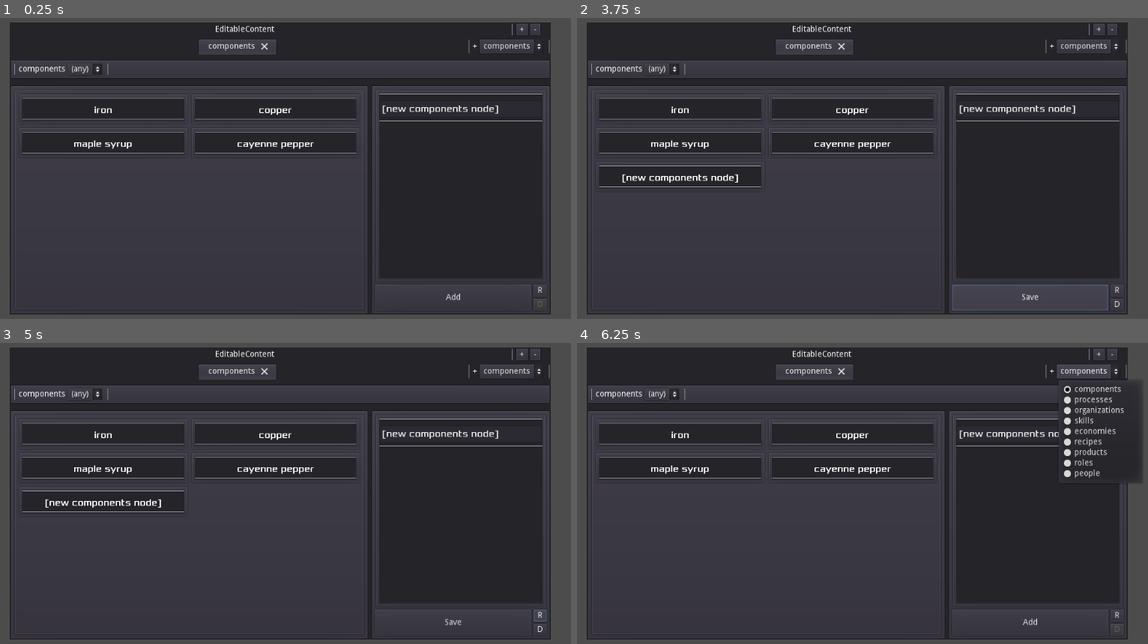
Above: before the commit, frames 1-4 (two rows, left to right).
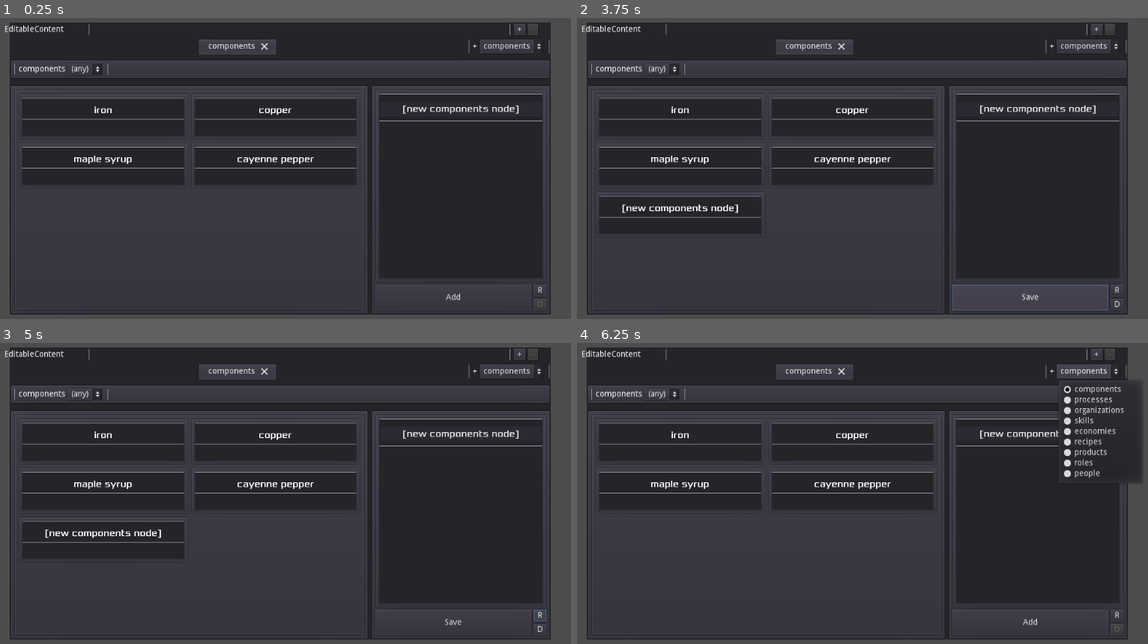
Above: after the commit, the same moments.

Repository: cullumi/pcg-experiment
Game: Godot game, scene res://Utilities/UI/Interactors/EditableContentDisplay.tscn
Same seed, same stepped clock (60 frames per second), same inputs: the game is played once before the commit and once after it. This scene is started directly instead of the project's main scene.
Inputs:
- Up to frame 1 (0.25 s): no input
- Up to frame 2 (3.75 s): click "+" at 0.5 s; click "-" at 1.25 s; click "components" at 2 s; click "(any)" at 2.75 s; click "Add" at 3.5 s
- Up to frame 3 (5 s): click "R" at 4.25 s
- Up to frame 4 (6.25 s): click "D" at 5 s; click "components" at 5.75 s

The runs differ from the first frame. In frame 1, 8.5% of the frame differs, in the area x 0-95%, y 1-56%; in frame 2, 9.8%, in the area x 0-95%, y 1-70%; in frame 3, 9.8%; in frame 4, 8.4%.

Commit message:
Completed ContentDisplay value editing; Started TagDisplay
+ EditableContentDisplay now inserts and removes values using Add and Remove buttons.  Node Display updates the corresponding contents valueset after ECD signals it to.
+ Basic Tag Display created, but unimplemented (this will be used to display lists of pinged "children").

Diff:
--- a/Experiment/Utilities/DevCommands.gd
+++ b/Experiment/Utilities/DevCommands.gd
@@ -1,9 +1,6 @@
 extends Control
 
 var latest_event
-
-func _input(event):
-	pass
 
 func _unhandled_input(event):
 	latest_event = event
--- a/Experiment/Utilities/UI/Displays/NodeDisplay.gd
+++ b/Experiment/Utilities/UI/Displays/NodeDisplay.gd
@@ -6,12 +6,12 @@
 export (PackedScene) var display_content_scene
 var content_scene
 
-onready var container = $VBoxContainer
+onready var container = $VBoxContainer/ScrollContainer/VBoxContainer
 onready var name_label = $VBoxContainer/NameLabel
 onready var name_edit = $VBoxContainer/LineEdit
 
-signal name_changed()
-signal value_changed()
+signal name_changed
+signal value_changed
 
 var separators:Array
 var contents:Array
@@ -66,10 +66,10 @@
 	container.add_child(content)
 	contents.append(content)
 	if content.has_signal("value_changed"):
-		content.connect("value_changed", self, "_on_editablContent_changed")
+		content.connect("value_changed", self, "_on_editableContent_changed")
 
 func _on_nameEdit_changed(new_name:String):
 	emit_signal("name_changed", new_name)
 
-func _on_editableContent_changed(key:String, new_value:String):
-	emit_signal("value_changed", key, new_value)
+func _on_editableContent_changed(key:String, new_values):
+	emit_signal("value_changed", key, new_values)
--- a/Experiment/Utilities/UI/Displays/NodeDisplay.tscn
+++ b/Experiment/Utilities/UI/Displays/NodeDisplay.tscn
@@ -1,9 +1,10 @@
-[gd_scene load_steps=5 format=2]
+[gd_scene load_steps=6 format=2]
 
 [ext_resource path="res://Assets/Fonts/ItemName.tres" type="DynamicFont" id=1]
 [ext_resource path="res://Utilities/UI/Displays/ContentDisplay.tscn" type="PackedScene" id=2]
 [ext_resource path="res://Utilities/UI/Displays/NodeDisplay.gd" type="Script" id=3]
 [ext_resource path="res://Utilities/UI/Interactors/EditableContentDisplay.tscn" type="PackedScene" id=4]
+[ext_resource path="res://Utilities/UI/Interactors/TagDisplay.tscn" type="PackedScene" id=5]
 
 [node name="NodeDisplay" type="PanelContainer"]
 margin_left = 7.0
@@ -60,6 +61,7 @@
 margin_right = 942.0
 margin_bottom = 58.0
 custom_fonts/font = ExtResource( 1 )
+align = 1
 __meta__ = {
 "_edit_use_anchors_": false
 }
@@ -69,12 +71,28 @@
 margin_right = 942.0
 margin_bottom = 40.0
 
-[node name="DBNodeContent" parent="VBoxContainer" instance=ExtResource( 2 )]
+[node name="ScrollContainer" type="ScrollContainer" parent="VBoxContainer"]
+margin_top = 44.0
+margin_right = 942.0
+margin_bottom = 478.0
+size_flags_vertical = 3
+scroll_horizontal_enabled = false
+
+[node name="VBoxContainer" type="VBoxContainer" parent="VBoxContainer/ScrollContainer"]
+margin_right = 942.0
+margin_bottom = 434.0
+size_flags_horizontal = 3
+size_flags_vertical = 3
+
+[node name="DBNodeContent" parent="VBoxContainer/ScrollContainer/VBoxContainer" instance=ExtResource( 2 )]
 visible = false
-margin_right = 942.0
+margin_top = 0.0
+margin_right = 12.0
+margin_bottom = 14.0
 
-[node name="HSeparator" type="HSeparator" parent="VBoxContainer"]
+[node name="HSeparator" type="HSeparator" parent="VBoxContainer/ScrollContainer/VBoxContainer"]
 visible = false
-margin_top = 52.0
-margin_right = 942.0
-margin_bottom = 56.0
+margin_right = 3.0
+margin_bottom = 4.0
+
+[node name="TagDisplay" parent="VBoxContainer" instance=ExtResource( 5 )]
--- /dev/null
+++ b/Experiment/Utilities/UI/Displays/TagDisplay.gd
@@ -0,0 +1,24 @@
+extends VBoxContainer
+
+onready var name_label = $Name
+onready var tag_grid = $TagGrid
+
+signal tag_selected
+
+var tag_buttons:Array = []
+var tags:Array
+
+func add_tags(new_tags:Array, tag_options:Array):
+	for tag in new_tags:
+		add_tag(tag)
+
+func add_tag(new_tag:String):
+	var button:Button = Button.new()
+	button.text = new_tag
+	tag_buttons.append(button)
+	tags.append(new_tag)
+	tag_grid.add_child(button)
+	button.connect("pressed", self, "_on_tagButton_pressed", [tags.size()-1])
+
+func _on_tagButton_pressed(idx):
+	emit_signal("tag_selected", idx)
--- a/Experiment/Utilities/UI/Interactors/EditableContentDisplay.gd
+++ b/Experiment/Utilities/UI/Interactors/EditableContentDisplay.gd
@@ -1,32 +1,84 @@
 extends HBoxContainer
 
 onready var name_label = $NameLabel
-onready var value_edit = $ValueEdit
+onready var value_grid = $ValueGrid
+onready var add_button = $AddValue
+onready var remove_button = $RemoveValue
 
 signal value_changed
 
 var edits:Array = []
-var new_values:Array
+var values:Array
+
+var selected_idx:int = -1
 
 func initialize(c_name:String, c_values:Array):
 	name = c_name
-	new_values = c_values
+	values = c_values.duplicate()
 
 func _ready():
 	name_label.text = name
-	add_values(new_values)
+	add_values(values)
 
-func add_values(values):
-	for value in values:
+func add_values(new_values):
+	for value in new_values:
 		add_value(value)
 
 func add_value(value):
-	var edit:TextEdit = TextEdit.new()
-	add_child(edit)
+	var edit:LineEdit = LineEdit.new()
 	edit.text = value
+	value_grid.add_child(edit)
 	edits.append(value)
+	remove_button.disabled = false
 # warning-ignore:return_value_discarded
-	edit.connect("text_entered", self, "_onValueEdit_text_entered", [edits.size()-1])
+	edit.connect("text_changed", self, "_onValueEdit_text_changed", [edits.size()-1])
 
-func _on_ValueEdit_text_entered(new_text, value_idx):
-	emit_signal("value_changed", new_text, value_idx)
+func insert_value(idx, value):
+	var edit:LineEdit = LineEdit.new()
+	edit.size_flags_horizontal = SIZE_EXPAND_FILL
+	edit.size_flags_vertical = SIZE_EXPAND_FILL
+	edit.text = value
+	if edits.size() > 0:
+		value_grid.add_child_below_node(edits[idx-1], edit)
+		edits.insert(idx, edit)
+		values.insert(idx, value)
+	else:
+		value_grid.add_child(edit)
+		edits.append(edit)
+		values.append(value)
+# warning-ignore:return_value_discarded
+	edit.connect("text_changed", self, "_on_ValueEdit_text_changed", [idx])
+	if (idx >= edits.size()):
+		reset_binds_in_range(range(idx+1, edits.size()))
+
+func remove_value(idx):
+	var edit = edits[idx]
+	values.remove(idx)
+	edits.remove(idx)
+	edit.queue_free()
+	if (edits.size()-idx >= 1):
+		reset_binds_in_range(range(idx, edits.size()))
+
+func reset_binds_in_range(edit_range):
+	for e in edit_range:
+		edits[e].disconnect("text_changed", self, "_on_ValueEdit_text_changed")
+		edits[e].connect("text_changed", self, "_on_valueEdit_text_changed", [e])
+
+func _on_ValueEdit_text_changed(new_text, value_idx):
+	values[value_idx] = new_text
+	emit_signal("value_changed", name, values)
+
+func _on_AddValue_pressed():
+	var idx = (edits.size()-1 if selected_idx < 0 else selected_idx) + 1
+	insert_value(idx, "")
+	remove_button.disabled = false
+	print("Added Value:", edits)
+	emit_signal("value_changed", name, values)
+
+func _on_RemoveValue_pressed():
+	if not edits.empty():
+		var idx = edits.size()-1 if selected_idx < 0 else selected_idx
+		remove_value(idx)
+		if edits.empty():
+			remove_button.disabled = true
+		emit_signal("value_changed", name, values)
--- a/Experiment/Utilities/UI/Interactors/EditableContentDisplay.tscn
+++ b/Experiment/Utilities/UI/Interactors/EditableContentDisplay.tscn
@@ -6,14 +6,19 @@
 margin_top = 52.0
 margin_right = 956.0
 margin_bottom = 66.0
+size_flags_vertical = 0
 script = ExtResource( 1 )
 __meta__ = {
 "_edit_use_anchors_": false
 }
 
+[node name="Spacer" type="Control" parent="."]
+margin_bottom = 20.0
+
 [node name="NameLabel" type="Label" parent="."]
+margin_left = 4.0
 margin_top = 3.0
-margin_right = 903.0
+margin_right = 180.0
 margin_bottom = 17.0
 size_flags_horizontal = 3
 size_flags_stretch_ratio = 0.25
@@ -21,28 +26,46 @@
 valign = 1
 
 [node name="VSeparator" type="VSeparator" parent="."]
-margin_left = 907.0
-margin_right = 911.0
+margin_left = 184.0
+margin_right = 188.0
 margin_bottom = 20.0
 
-[node name="ValueEdit" type="LineEdit" parent="."]
+[node name="ValueGrid" type="GridContainer" parent="."]
+margin_left = 192.0
+margin_right = 899.0
+size_flags_horizontal = 3
+size_flags_vertical = 2
+columns = 3
+
+[node name="ValueEdit" type="LineEdit" parent="ValueGrid"]
 visible = false
-margin_left = 200.0
-margin_right = 956.0
+margin_right = 237.0
 margin_bottom = 24.0
 size_flags_horizontal = 3
 align = 1
 
+[node name="VSeparator2" type="VSeparator" parent="."]
+margin_left = 903.0
+margin_right = 907.0
+margin_bottom = 20.0
+
 [node name="AddValue" type="Button" parent="."]
-margin_left = 915.0
-margin_right = 935.0
+margin_left = 911.0
+margin_right = 931.0
 margin_bottom = 20.0
 text = "+"
 
 [node name="RemoveValue" type="Button" parent="."]
-margin_left = 939.0
+margin_left = 935.0
+margin_right = 952.0
+margin_bottom = 20.0
+disabled = true
+text = "-"
+
+[node name="Spacer2" type="Control" parent="."]
+margin_left = 956.0
 margin_right = 956.0
 margin_bottom = 20.0
-text = "-"
 
-[connection signal="text_entered" from="ValueEdit" to="." method="_on_ValueEdit_text_entered"]
+[connection signal="pressed" from="AddValue" to="." method="_on_AddValue_pressed"]
+[connection signal="pressed" from="RemoveValue" to="." method="_on_RemoveValue_pressed"]
--- a/Experiment/Utilities/UI/Interactors/InteractionPanel.gd
+++ b/Experiment/Utilities/UI/Interactors/InteractionPanel.gd
@@ -45,8 +45,9 @@
 func _on_NodeDisplay_name_changed(new_name:String):
 	node_name = new_name
 
-func _on_NodeDisplay_value_changed(key:String, new_value:String):
-	node_contents[key] = new_value
+func _on_NodeDisplay_value_changed(key:String, new_values):
+	node_contents[key] = new_values
+	print("Value Changed:", new_values)
 
 func _on_ActionButton_pressed():
 	if editing:
--- /dev/null
+++ b/Experiment/Utilities/UI/Interactors/TagDisplay.tscn
@@ -0,0 +1,18 @@
+[gd_scene load_steps=2 format=2]
+
+[ext_resource path="res://Utilities/UI/Displays/TagDisplay.gd" type="Script" id=1]
+
+[node name="TagDisplay" type="VBoxContainer"]
+margin_top = 482.0
+margin_right = 942.0
+margin_bottom = 500.0
+script = ExtResource( 1 )
+
+[node name="Name" type="Label" parent="."]
+margin_right = 942.0
+margin_bottom = 14.0
+
+[node name="TagGrid" type="GridContainer" parent="."]
+margin_top = 18.0
+margin_right = 942.0
+margin_bottom = 18.0
